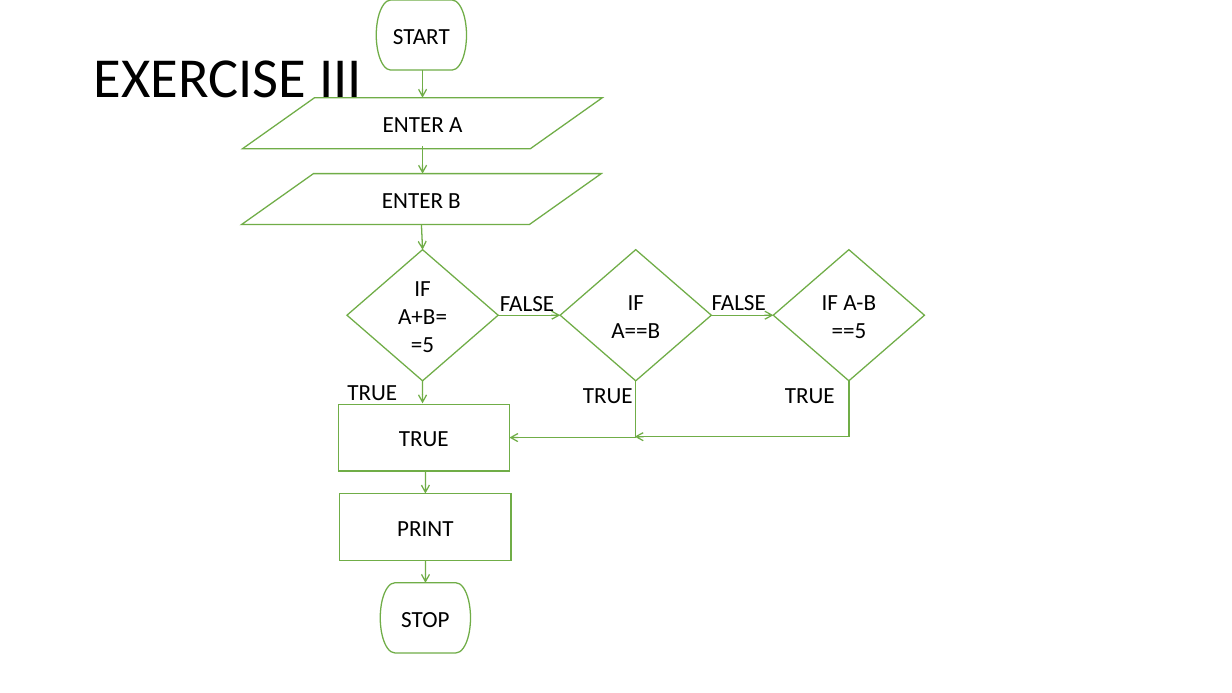
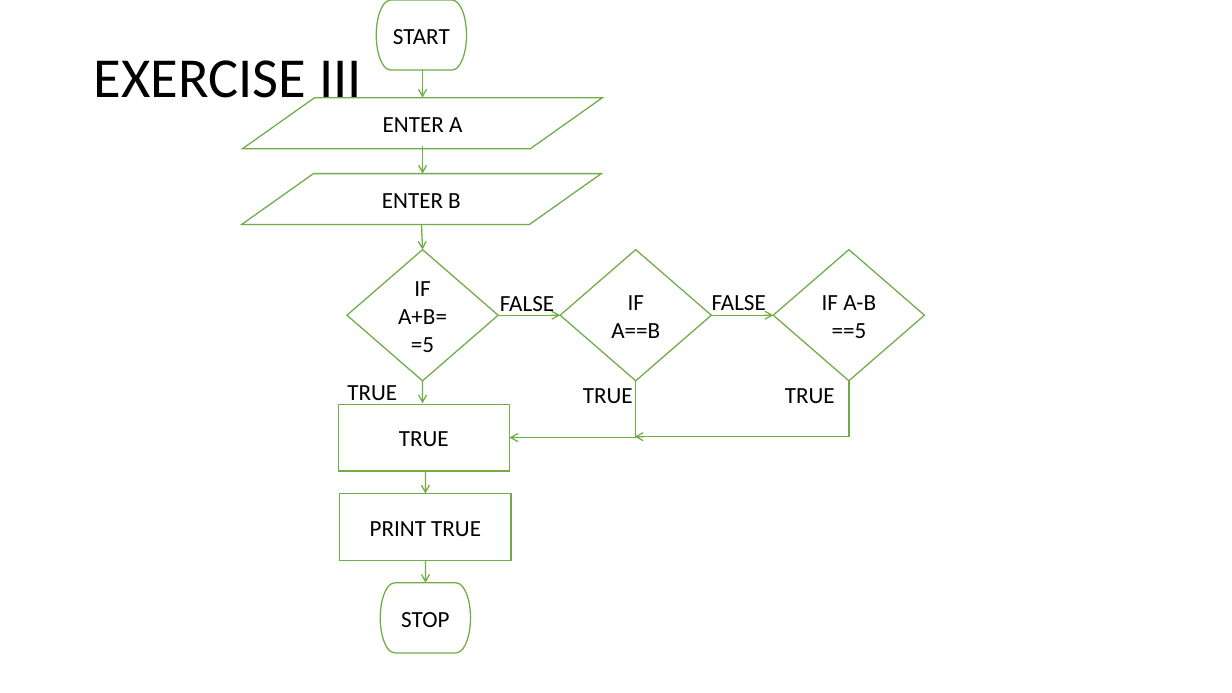
Before and after one commit to oluwapesealo/peseCSC102, a slide deck: slide 4 of ALO OLUWAPESE EDITED.pptx. Drawn at 1232x693 pixels with LibreOffice and Linux fonts; fonts in the diff are those of the drawing. Boxes give left, top, right and bottom in pixels: in the first picture for what was removed or moved away, otherwise in the second. Text is boxed around its words. In the diff, an @@ line names an element or a change of style, - is before the commit and + after.

```diff
--- a/ALO OLUWAPESE EDITED.pptx
+++ b/ALO OLUWAPESE EDITED.pptx
@@ text in rectangle at (x1=370, y1=521, x2=481, y2=536): text changed @@
-PRINT
+PRINT TRUE
```
Also in this commit, not shown: 4 other slides changed, 9 other files.
